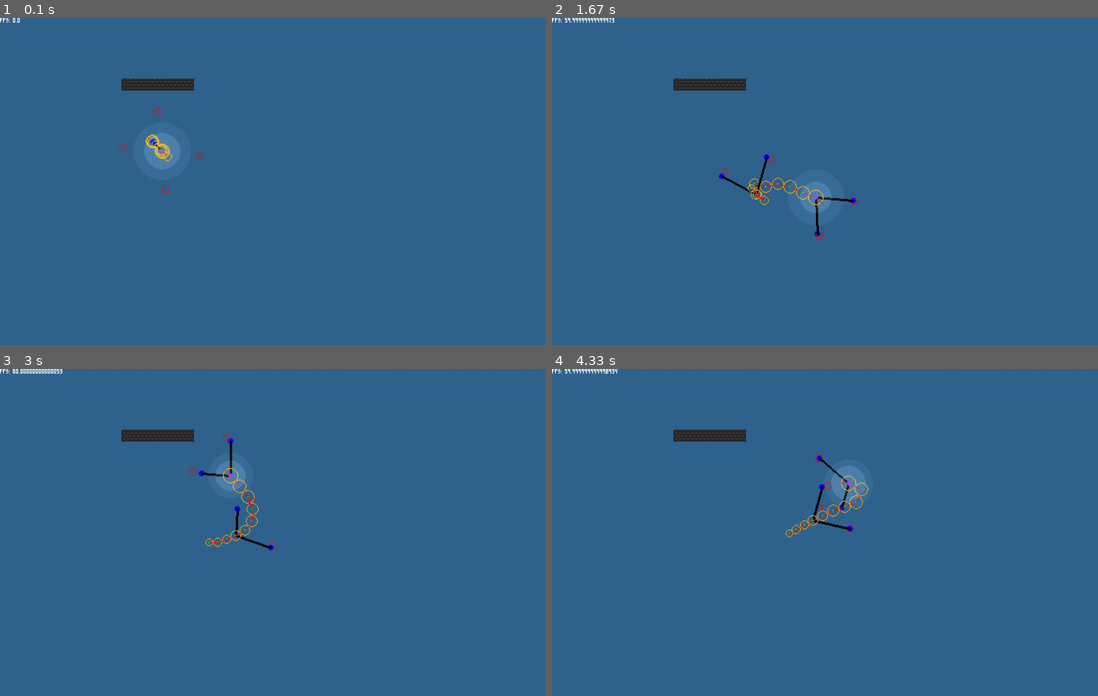
Above: before the commit, frames 1-4 (two rows, left to right).
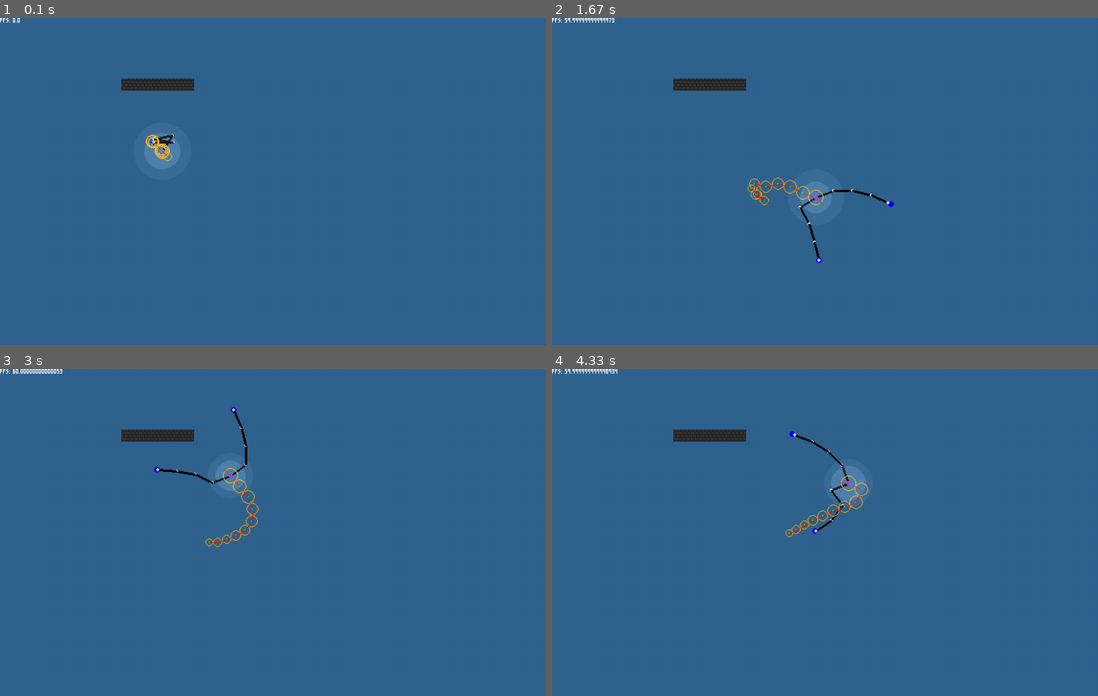
Above: after the commit, the same moments.

Repository: towella/testing-procedural-animation
Game: pygame game, started from code/main.py
Two runs of this game, one before a commit and one after it. Both use one fixed random seed, a clock stepped at 60 frames per second and the inputs below.
Inputs (mouse positions are in pixels of both pictures, inside the frame that each line leads up to):
- Up to frame 1 (0.1 s): no input
- Up to frame 2 (1.67 s): click (825, 181) at 0.38 s; click (830, 201) at 0.72 s; click (655, 132) at 1.05 s; click (1027, 295) at 1.38 s
- Up to frame 3 (3 s): click (283, 421) at 1.72 s; click (245, 617) at 2.05 s; click (256, 476) at 2.38 s; click (185, 424) at 2.72 s
- Up to frame 4 (4.33 s): click (966, 503) at 3.05 s; click (994, 525) at 3.38 s; click (939, 473) at 3.72 s; click (666, 470) at 4.05 s

The runs differ from the first frame. In frame 1, 0.2% of the frame differs, in the area x 21-38%, y 27-54%; in frame 2, 0.6%, in the area x 30-63%, y 41-75%; in frame 3, 0.5%; in frame 4, 0.5%.

Commit message:
FABRIK Implementation (Legs)
Legs
- Implemented forwards and backwards reaching inverse kinematics algorithm for the legs. Legs are now able to have varying numbers of elbows (including 0). Leg segments no longer stretch. Further improvement is required but base FABRIK algorithm seemingly works without bugs.

Body Segments
- Body segments now only create a legpair object if has_legs == True.

Support
- Fixed issue with get_angle() in support.py. Angle returned was off by 90 degrees. Now conforms to regular unit circle
- get_angle() now split into get_angle_deg() and get_angle_rad() depending on what units are required. (Will reduce issues with using degrees in math functions causing hard to find bugs)

Diff:
--- a/code/lighting.py
+++ b/code/lighting.py
@@ -1,7 +1,7 @@
 import pygame
 from math import sin
 from random import randint
-from support import circle_surf, pos_for_center, get_rect_corners, get_angle, get_distance
+from support import circle_surf, pos_for_center, get_rect_corners, get_angle_rad, get_distance
 
 
 class Light:
--- a/code/player.py
+++ b/code/player.py
@@ -2,7 +2,7 @@
 from random import randint
 from game_data import tile_size, controller_map, screen_width, screen_height
 from lighting import Light
-from support import get_angle, get_distance, lerp2D
+from support import get_angle_rad, get_angle_deg, get_distance, lerp2D
 
 
 # SET UP FOR PLATFORMER SINCE PLATFORMERS ARE HARDER TO CREATE A PLAYER FOR
@@ -48,8 +48,8 @@
             segment_spacing -= 1  # TODO TEST REMOVE (dynamically change spacing and circle size of segs)
             if segment_spacing < 1:  # TODO TEST REMOVE
                 segment_spacing = 1  # TODO TEST REMOVE
-            if i == 5:
-                body_points.append(Body_Segment(self.surface, spawn, segment_spacing, self.max_flex, self.max_seg_speed, True, body_points[i]))
+            if i == 5 or i == 0:
+                body_points.append(Body_Segment(self.surface, spawn, segment_spacing, self.max_flex, self.max_seg_speed, False, body_points[i]))
             else:
                 body_points.append(Body_Segment(self.surface, spawn, segment_spacing, self.max_flex, self.max_seg_speed, False, body_points[i]))
             body_points[i].set_child(body_points[i + 1])  # max i is length of points - 1 (head is added before loop)
@@ -197,12 +197,13 @@
 
         # legs
         self.has_legs = legs
-        # TODO define these parameters better (mainly for testing)
-        max_leg_length = 50
-        number_elbows = 1
-        target_angle = 40
-        step_interval = 80
-        self.legs = [LegPair(self.surface, self.pos, number_elbows, max_leg_length, target_angle, step_interval)]
+        if self.has_legs:
+            # TODO define these parameters better (mainly for testing)
+            max_leg_length = 100
+            number_elbows = 3
+            target_angle = 40
+            step_interval = 80
+            self.legs = [LegPair(self.surface, self.pos, number_elbows, max_leg_length, target_angle, step_interval)]
 
     # --- MOVEMENT ---
 
@@ -213,8 +214,10 @@
         return hyp
 
     def move(self, point, displacement):
-        angle = get_angle(self.pos, point)
-        angle += 90  # rotate the entire unit circle so + and - numbers are produced on the desired sides
+        angle = get_angle_deg(self.pos, point)
+        # ensures angle stays between 1st and 4th quadrants
+        while angle > 360:
+            angle -= 360
 
         # - Limit angle (limit segment joint's flex) -
         # relative_angle = the new angle - the neutral alignment from last frame before changing to face point
@@ -257,7 +260,7 @@
         for tile in tiles:
             distance = get_distance(self.pos, tile.hitbox.center)
             if distance - (tile.radius + self.radius) < 0:
-                angle = get_angle(self.pos, self.prev_pos)  # angle to move back towards where seg came from
+                angle = get_angle_rad(self.pos, self.prev_pos)  # angle to move back towards where seg came from
                 self.hitbox.centerx += math.sin(angle) * (tile.radius + self.radius - distance + 1)
                 self.hitbox.centery += math.cos(angle) * (tile.radius + self.radius - distance + 1)
 
@@ -378,9 +381,6 @@
         self.rot = 0  # keeps track of leg rotation
         self.collision_tolerance = tile_size
 
-        # - elbows -
-        self.num_elbows = num_elbows  # number of leg segments (elbows to be found)
-
         # - leg -
         self.max_leg_length = max_leg_length  # informs length of leg segments
         self.step_interval = step_interval
@@ -388,6 +388,7 @@
         # step_interval // 2 creates offset between the legs. Move offset for multiple pairs of legs per body seg
         self.step_timers = [self.step_interval // 2 + move_offset, move_offset]
         self.leg_thickness = leg_thickness
+        self.hip_flex = 80  # range of motion allowed between body segment and leg (annchor to foot)
 
         # - foot target -
         self.target_angle = target_angle
@@ -402,11 +403,21 @@
                      [self.anchor[0], self.anchor[1]]]  # the leg's foot points [left, right]
         self.foot_move = [False, False]  # whether a foot should move or not [left, right]
 
-        # - elbow -
+        # - elbows -
+        # num_elbows + 2 allows one 'elbow' to be attached to anchor and one be attached to foot (see forward() and backward())
+        self.elbows = [[[self.anchor[0], self.anchor[1]] for i in range(num_elbows + 2)],
+                       [[self.anchor[0], self.anchor[1]] for i in range(num_elbows + 2)]]
+        # number of leg segments (elbows to be found)
+        # +1 to account for 0 elbow case (is not a problem because just iterates over anchor 'elbow' as 0th elbow)
+        self.num_elbows = num_elbows + 1
+        self.fabrik_tolerance = 1  # margin of error for fabrik (how close to foot nth elbow needs to be)
+        self.max_fabrik_iter = 17
 
         # - lerp-
         self.lerp_increment = 0.05  # value added to lerp per frame when required
         self.lerp = [0, 0]  # tracks lerp value of feet when moving (between 0 and 1, representing a percentage of movement) []left, right]
+
+    # --- COLLISIONS ---
 
     def collision_x(self, new_pos, prev_pos, tiles):
         # pos == prev pos but with x coordinate changed ready for collision testing
@@ -430,6 +441,8 @@
         # if not inside tile, return x of new position
         return new_pos[1]
 
+    # --- CALCULATE POINTS ---
+
     def find_targets(self):
         left_angle = math.radians(self.rot + self.target_angle)
         right_angle = math.radians(self.rot - self.target_angle)
@@ -439,9 +452,8 @@
         self.targets[1] = [self.anchor[0] + math.sin(right_angle) * self.max_leg_length,
                            self.anchor[1] + math.cos(right_angle) * self.max_leg_length]
 
-    def find_feet(self, pos, rot, distance, tiles):
-        self.anchor = pos
-        self.rot = rot
+    def find_feet(self, distance, tiles):
+        # increment timers based on displacement of body seg. Dynamic (based on speed of seg)
         self.step_timers[0] += distance
         self.step_timers[1] += distance
 
@@ -454,12 +466,18 @@
             self.step_timers = [self.step_interval // 2, 0]  # resync legs to stagger and reset moving leg
             self.foot_move[1] = True
 
-        # check if leg is overextending, if so move feet
+        # check if leg is overextending, if so force move foot
         # independent of step timers. Will not mess with offset
         if get_distance(self.anchor, self.feet[0]) > self.max_leg_length:
             self.foot_move[0] = True
         if get_distance(self.anchor, self.feet[1]) > self.max_leg_length:
             self.foot_move[1] = True
+
+        # TODO check if hip is overflexing, if so move force move foot
+        '''if abs(get_angle(self.anchor, self.feet[0]) - self.rot) > self.hip_flex:
+            self.foot_move[0] = True
+        if abs(self.rot - get_angle(self.anchor, self.feet[1])) > self.hip_flex:
+            self.foot_move[1] = True'''
 
         # Lerps feet towards targets (always makes it in time no matter distance because % distance
         # is used) (end lerp if at 100%)
@@ -489,25 +507,100 @@
                 self.foot_move[1] = False
                 self.lerp[1] = 0
 
-    # TODO optimise use of trig
+    # -- FABRIK --
+
+    # FABRIK algorithm (Forwards And Backwards Reaching Inverse Kinematic)
+    def find_elbows(self, elbows, foot):
+        segment_length = self.max_leg_length // self.num_elbows
+
+        # - if the foot is too far away, fully extend leg -
+        if get_distance(self.anchor, foot) >= self.max_leg_length:
+            angle_to_foot = get_angle_rad(self.anchor, foot)
+            # modifies every elbow in relation to anchor. Repositions towards foot
+            for i in range(len(elbows)):
+                # first elbow will be on anchor (0 segment lengths away)
+                elbows[i][0] = self.anchor[0] + math.sin(angle_to_foot) * segment_length * i
+                elbows[i][1] = self.anchor[1] + math.cos(angle_to_foot) * segment_length * i
+
+        else:
+            elbows = self.backwards(elbows, foot, segment_length)
+            elbows = self.forwards(elbows, segment_length)
+            # continue to loop until either we have, looped 10 times, or are within the tolerance distance
+            loop = 0
+            # 0 < loop forces one iteration (so 0th elbow syncs with anchor which may have moved)
+            while 0 < loop < self.max_fabrik_iter and get_distance(elbows[-1], foot) > self.fabrik_tolerance:
+                elbows = self.backwards(elbows, foot, segment_length)
+                elbows = self.forwards(elbows, segment_length)
+                loop += 1
+
+        return elbows
+
+    def forwards(self, elbows, segment_length):
+        # set start elbow to anchor position
+        elbows[0] = [self.anchor[0], self.anchor[1]]
+        prev_elbow = elbows[0]
+
+        # from 1 to n to exclude 0th elbow, since we have already positioned it
+        for i in range(1, len(elbows)):
+            angle = get_angle_rad(prev_elbow, elbows[i])
+            elbows[i] = [prev_elbow[0] + math.sin(angle) * segment_length,
+                         prev_elbow[1] + math.cos(angle) * segment_length]
+            prev_elbow = elbows[i]
+
+        return elbows
+
+    def backwards(self, elbows, foot, segment_length):
+        # set nth elbow to goal position
+        elbows[-1] = [foot[0], foot[1]]
+        prev_elbow = elbows[-1]
+
+        # len - 2 to exclude nth elbow, since we have already positioned it
+        # loop to -1 since range is noninclusive (want to loop to 0)
+        # TBH i don't fully understand how I came up with this. It just works.
+        for i in range(len(elbows) - 2, -1, -1):
+            angle = get_angle_rad(prev_elbow, elbows[i])
+            elbows[i] = [prev_elbow[0] + math.sin(angle) * segment_length,
+                         prev_elbow[1] + math.cos(angle) * segment_length]
+            prev_elbow = elbows[i]
+
+        return elbows
+
+    # --- UPDATE AND DRAW ---
+
     def update(self, pos, rot, distance, tiles):
+        self.anchor = pos
+        self.rot = rot
 
         self.find_targets()
-        self.find_feet(pos, rot, int(distance), tiles)  # cast distance to int for memory efficiency
-
-    # TODO optimise use of trig
+        self.find_feet(int(distance), tiles)  # cast distance to int for memory efficiency
+        self.elbows[0] = self.find_elbows(self.elbows[0], self.feet[0])
+        self.elbows[1] = self.find_elbows(self.elbows[1], self.feet[1])
+
     def draw(self):
         # ------------ FEET BALLS ---------------
         pygame.draw.circle(self.surface, 'blue', self.feet[0], 4)
         pygame.draw.circle(self.surface, 'blue', self.feet[1], 4)
 
         # TODO testing
-        pygame.draw.circle(self.surface, 'red', self.targets[0], 5, 1)
-        pygame.draw.circle(self.surface, 'red', self.targets[1], 5, 1)
-
-        # TODO testing 0 elbow
-        pygame.draw.line(self.surface, 'black', self.anchor, self.feet[0], self.leg_thickness)
-        pygame.draw.line(self.surface, 'black', self.anchor, self.feet[1], self.leg_thickness)
+        #pygame.draw.circle(self.surface, 'red', self.targets[0], 5, 1)
+        #pygame.draw.circle(self.surface, 'red', self.targets[1], 5, 1)
+
+        # ----------- ELBOWS -------------
+        prev_elbow = self.elbows[0][0]
+        pygame.draw.circle(self.surface, 'pink', prev_elbow, 2)
+        for i in range(1, len(self.elbows[0])):
+            elbow = self.elbows[0][i]
+            pygame.draw.line(self.surface, 'black', prev_elbow, elbow, self.leg_thickness)
+            pygame.draw.circle(self.surface, 'pink', elbow, 2)
+            prev_elbow = elbow
+
+        prev_elbow = self.elbows[1][0]
+        pygame.draw.circle(self.surface, 'pink', prev_elbow, 2)
+        for i in range(1, len(self.elbows[1])):
+            elbow = self.elbows[1][i]
+            pygame.draw.line(self.surface, 'black', prev_elbow, elbow, self.leg_thickness)
+            pygame.draw.circle(self.surface, 'pink', elbow, 2)
+            prev_elbow = elbow
 
 
 # -- BRAIN --
@@ -639,6 +732,7 @@
         if len(self.path) == 0 or self.path[-1] != self.target:
             self.path = self.pathfind(self.target, tiles)
 
+
 class PathNode:
     def __init__(self, pos, g_cost, start, target, parent=None):
         # position
--- a/code/support.py
+++ b/code/support.py
@@ -145,13 +145,17 @@
 
 
 # returns angle of point from pos in DEGREES
-def get_angle(pos, point):
+def get_angle_deg(pos, point):
     # negative y values to flip the y axis from cartesian to pygame axis (reversed)
     angle = math.degrees(math.atan2(-point[1] - -pos[1], point[0] - pos[0]))
     # makes the angle produced by tan in any quadrant relative to 0 DEG and positive (0 - 360)
     if angle < 0:
         angle = 360 - abs(angle)
-    return angle
+    return angle + 90
+
+
+def get_angle_rad(pos, point):
+    return math.radians(get_angle_deg(pos, point))
 
 
 def get_distance(pos, point):
Not shown, changed: TODO
